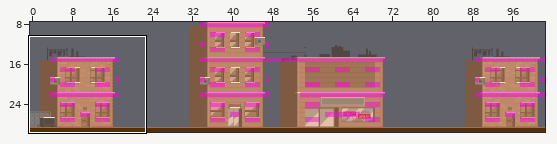
An edit to a level. Tiled map, images/level1platform.tmx. The first picture is a wide view before the edit; the outline marks the close-up.
Close-up. As it was:
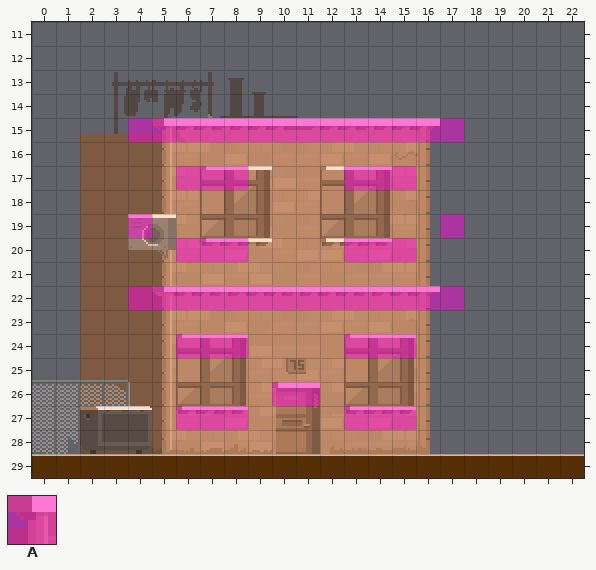
Cells are 12x12 px. Shown: x 0..22, y 11..29. The commit also changed other parts of the map, which this record leaves out.
Key: from "platformTile": A 0.
_ is an empty cell.
Layer "platformLayer" before, first column x 0:
11 _______________________
12 _______________________
13 _______________________
14 _______________________
15 ____AAAAAAAAAAAAAA_____
16 _______________________
17 ______AAA____AAA_______
18 _______________________
19 ____A____________A_____
20 ______AAA____AAA_______
21 _______________________
22 ____AAAAAAAAAAAAAA_____
23 _______________________
24 ______AAA____AAA_______
25 _______________________
26 __________AA___________
27 ______AAA____AAA_______
28 _______________________
29 _______________________
After the commit:
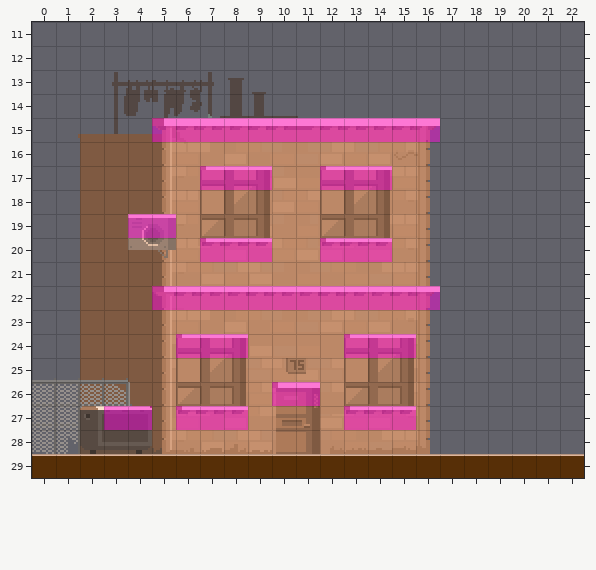
See-through tiles are keyed as they look on the map.
The exact change:
Changed rows in their new state; . is an unchanged cell.
Layer "platformLayer":
first column x 4:
15 _............_
17 .._..A..A.._..
19 .A..........._
20 .._..A..A.._..
22 _............_
first column x 3:
27 AA
